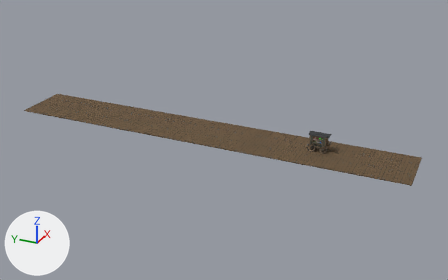
One commit to the glTF model public/models/stalls/stall_tonics.glb: the scene before it, then after it.
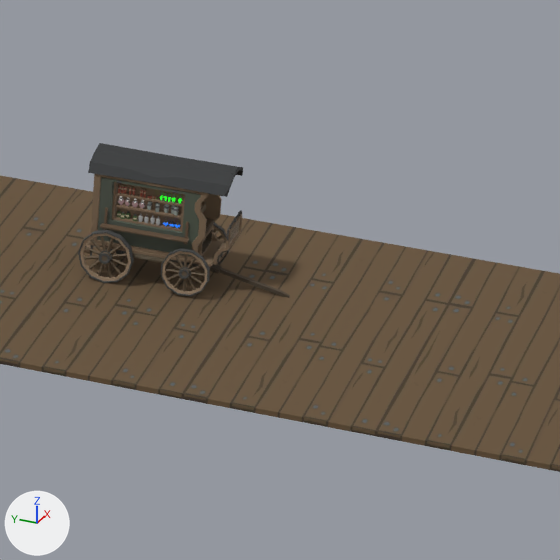
The first picture shows the older version from a camera (50 mm lens) standing at (-96.0, -47.0, 47.1) and looking at (0.4, -3.6, -1.1). The close-ups show the older and then the newer version on the part from 66% to 85% of the width and 39% to 69% of the height of that picture. Only the edits that show in the close-ups are written down. Arrows for +X, +Y and +Z are at lower left; the lights stay in place.

In view in the first close-up: 'Boardwalk', 'Mesh.033', 'Mesh.037', 'Mesh.039', 'SM_Item_Potion_09.002', 'SM_Item_Potion_09.004', 'SM_Item_Potion_09.007', 'SM_Item_Potion_09.009', 'SM_Prop_Potion_02', 'SM_Prop_Potion_02.001', 'SM_Prop_Potion_02.002', 'SM_Prop_Potion_02.003', 'SM_Veh_Wagon_Shop_Wheel_fr', 'SM_Veh_Wagon_Shop_Wheel_rr' and 3 more.
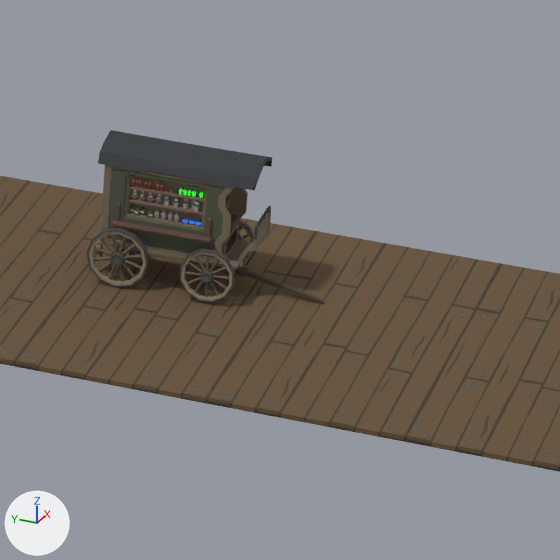
ob_sm_veh_wagon_shop_01 is not drawn itself; it is the parent of ob_sm_veh_wagon_shop_door_01, ob_sm_veh_wagon_shop_shelf_l, ob_sm_veh_wagon_shop_shelf_r, ob_sm_veh_wagon_shop_wheel_pivot, ob_sm_veh_wagon_shop_wheel_rl, ob_sm_veh_wagon_shop_wheel_rr, ob_sm_veh_wagon_shop_window_l, ob_sm_veh_wagon_shop_window_r.
ob_sm_veh_wagon_shop_shelf_r is not drawn itself; it is the parent of ob_sm_veh_wagon_shop_contents_r, ob_sm_veh_wagon_shop_contents_r_002, ob_mesh_037.
ob_sm_veh_wagon_shop_wheel_pivot is not drawn itself; it is the parent of ob_sm_veh_wagon_shop_wheel_fl, ob_sm_veh_wagon_shop_wheel_fr, ob_mesh_039.

The change in detail:
Object 'SM_Veh_Wagon_Shop_01' (ob_sm_veh_wagon_shop_01) moves from (1.259, -21.62, 0.0) to (1.259, -22.12, 0.0).
Object 'SM_Veh_Wagon_Shop_01' (ob_sm_veh_wagon_shop_01) is rescaled from (0.0107, 0.0107, 0.0107) to (0.012, 0.012, 0.012).
Object 'SM_Veh_Wagon_Shop_Shelf_r' (ob_sm_veh_wagon_shop_shelf_r) moves from (0.0, 202.1, -23.03) to (0.0000229, 202.1, -23.03).
Object 'Mesh.037' (ob_mesh_037) moves from (-48.63, 0.00116, 0.0) to (-48.63, 0.00115, 0.0).
Object 'SM_Veh_Wagon_Shop_Wheel_Pivot' (ob_sm_veh_wagon_shop_wheel_pivot) moves from (0.0, 73.37, 89.68) to (0.0000229, 73.37, 89.68).
Object 'Mesh.039' (ob_mesh_039) moves from (0.0033, -15.65, 119.0) to (0.0034, -15.65, 119.0).
Object 'Mesh.033' (ob_mesh_033) moves from (-0.00546, 175.5, 0.0) to (-0.00519, 175.5, 0.0).
Object 'Boardwalk' (ob_boardwalk) is rescaled from (38.6, 38.6, 38.6) to (38.6, 39.5, 38.6).
In object 'SM_Prop_Potion_02' (ob_sm_prop_potion_02), parent is now set to ob_sm_veh_wagon_shop_01.
In object 'SM_Item_Potion_09.002' (ob_sm_item_potion_09_002), parent is now set to ob_sm_veh_wagon_shop_01.
In object 'SM_Item_Potion_09.003' (ob_sm_item_potion_09_003), parent is now set to ob_sm_veh_wagon_shop_01.
In object 'SM_Item_Potion_09.004' (ob_sm_item_potion_09_004), parent is now set to ob_sm_veh_wagon_shop_01.
In object 'SM_Item_Potion_09.005' (ob_sm_item_potion_09_005), parent is now set to ob_sm_veh_wagon_shop_01.
In object 'SM_Item_Potion_09.006' (ob_sm_item_potion_09_006), parent is now set to ob_sm_veh_wagon_shop_01.
In object 'SM_Item_Potion_09.007' (ob_sm_item_potion_09_007), parent is now set to ob_sm_veh_wagon_shop_01.
In object 'SM_Item_Potion_09.008' (ob_sm_item_potion_09_008), parent is now set to ob_sm_veh_wagon_shop_01.
In object 'SM_Item_Potion_09.009' (ob_sm_item_potion_09_009), parent is now set to ob_sm_veh_wagon_shop_01.
In object 'SM_Prop_Potion_02.001' (ob_sm_prop_potion_02_001), parent is now set to ob_sm_veh_wagon_shop_01.
In object 'SM_Prop_Potion_02.002' (ob_sm_prop_potion_02_002), parent is now set to ob_sm_veh_wagon_shop_01.
In object 'SM_Prop_Potion_02.003' (ob_sm_prop_potion_02_003), parent is now set to ob_sm_veh_wagon_shop_01.

Location of each change, [x1, y1, x2, y2] in pixels of the close-ups (560 x 560 px):
'Boardwalk', moved, rescaled
    both: [0, 176, 560, 472]
'Mesh.033', moved, rescaled (12% wider, 13% taller)
    before: [84, 143, 243, 267]
    after: [93, 130, 272, 270]
'Mesh.037', moved, rescaled (14% wider, 12% taller)
    before: [112, 182, 185, 232]
    after: [124, 174, 207, 230]
'SM_Veh_Wagon_Shop_Wheel_rr', moved, rescaled (12% wider, 11% taller)
    before: [78, 230, 134, 283]
    after: [86, 228, 149, 287]
'SM_Veh_Wagon_Shop_Wheel_fr', moved, rescaled (12% wider, 12% taller)
    before: [161, 248, 210, 296]
    after: [180, 249, 235, 303]
'Mesh.039', moved, rescaled (12% wider, 11% taller)
    before: [187, 264, 290, 298]
    after: [209, 266, 325, 304]
'SM_Veh_Wagon_Shop_Contents_r', moved, rescaled (13% wider, 11% taller)
    before: [117, 184, 179, 221]
    after: [130, 177, 200, 218]
'SM_Veh_Wagon_Shop_Wheel_fl', moved, rescaled (mostly hidden)
    before: [213, 222, 229, 264]
    after: [238, 219, 256, 266]
'SM_Prop_Potion_02.002', moved, rescaled
    before: [117, 196, 124, 205]
    after: [131, 190, 138, 200]
'SM_Veh_Wagon_Shop_Contents_r.002', moved, rescaled (14% wider, 10% taller)
    before: [129, 186, 135, 195]
    after: [144, 179, 151, 189]
'SM_Prop_Potion_02.003', moved, rescaled
    before: [139, 200, 146, 209]
    after: [155, 194, 162, 204]
'SM_Prop_Potion_02', moved, rescaled (14% wider, 11% taller)
    before: [132, 199, 138, 207]
    after: [147, 193, 154, 202]
'SM_Prop_Potion_02.001', moved, rescaled (17% wider, 22% taller)
    before: [125, 198, 130, 206]
    after: [139, 191, 145, 201]
'SM_Item_Potion_08.003', moved, rescaled (20% wider, 20% taller)
    before: [156, 216, 160, 225]
    after: [174, 212, 179, 223]
'SM_Item_Potion_08.001', moved, rescaled
    before: [144, 214, 149, 223]
    after: [161, 210, 166, 220]
'SM_Item_Potion_08', moved, rescaled
    before: [138, 213, 143, 222]
    after: [154, 209, 159, 219]
'SM_Item_Potion_08.002', moved, rescaled
    before: [150, 215, 155, 224]
    after: [168, 211, 173, 221]
'SM_Veh_Wagon_Shop_Window_r', moved, rescaled (mostly hidden)
    before: [117, 181, 178, 194]
    after: [130, 172, 199, 187]
'SM_Item_Potion_01.002', moved, rescaled (17% wider, 22% taller)
    before: [169, 219, 174, 227]
    after: [189, 215, 195, 225]
'SM_Item_Potion_09', moved, rescaled
    before: [160, 192, 163, 201]
    after: [178, 185, 183, 195]
'SM_Item_Potion_09.006', moved, rescaled (not visible before)
    after: [192, 187, 196, 198]
'SM_Item_Potion_09.004', moved, rescaled
    before: [167, 193, 171, 202]
    after: [187, 186, 191, 197]
'SM_Item_Potion_01.005', moved, rescaled (17% wider, 20% taller)
    before: [175, 224, 180, 228]
    after: [196, 221, 202, 226]
'SM_Item_Potion_09.008', moved, rescaled (not visible before)
    after: [199, 188, 204, 198]
'SM_Item_Potion_01.001', moved, rescaled
    before: [163, 222, 168, 226]
    after: [182, 219, 188, 223]
'SM_Item_Potion_01.003', moved, rescaled (not visible before)
    after: [189, 221, 195, 224]
'SM_Item_Potion_09.005', moved, rescaled (not visible before)
    after: [188, 190, 191, 196]
